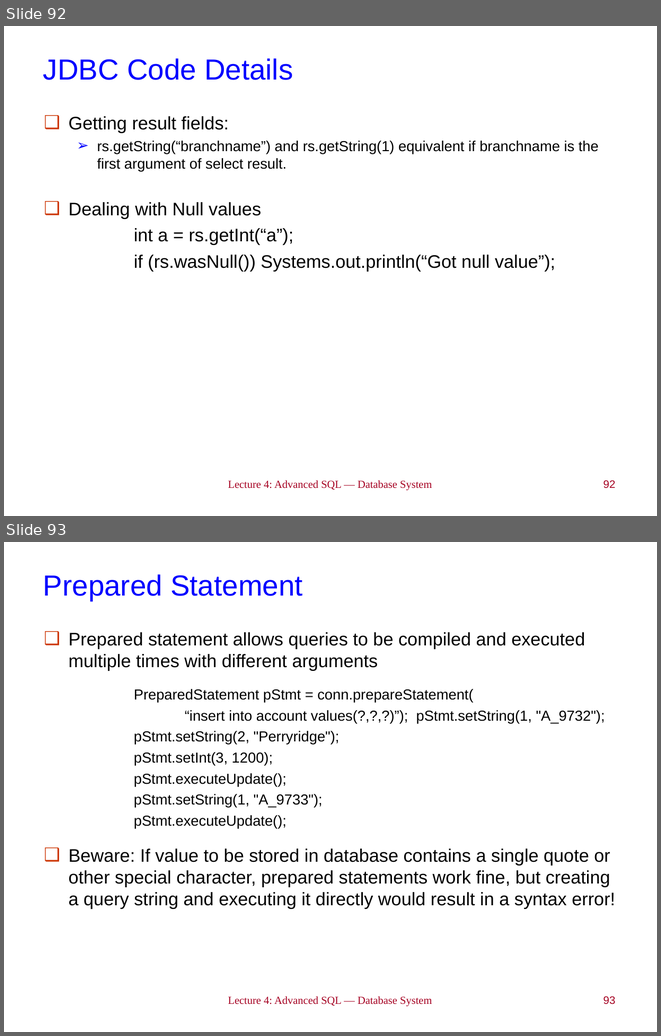
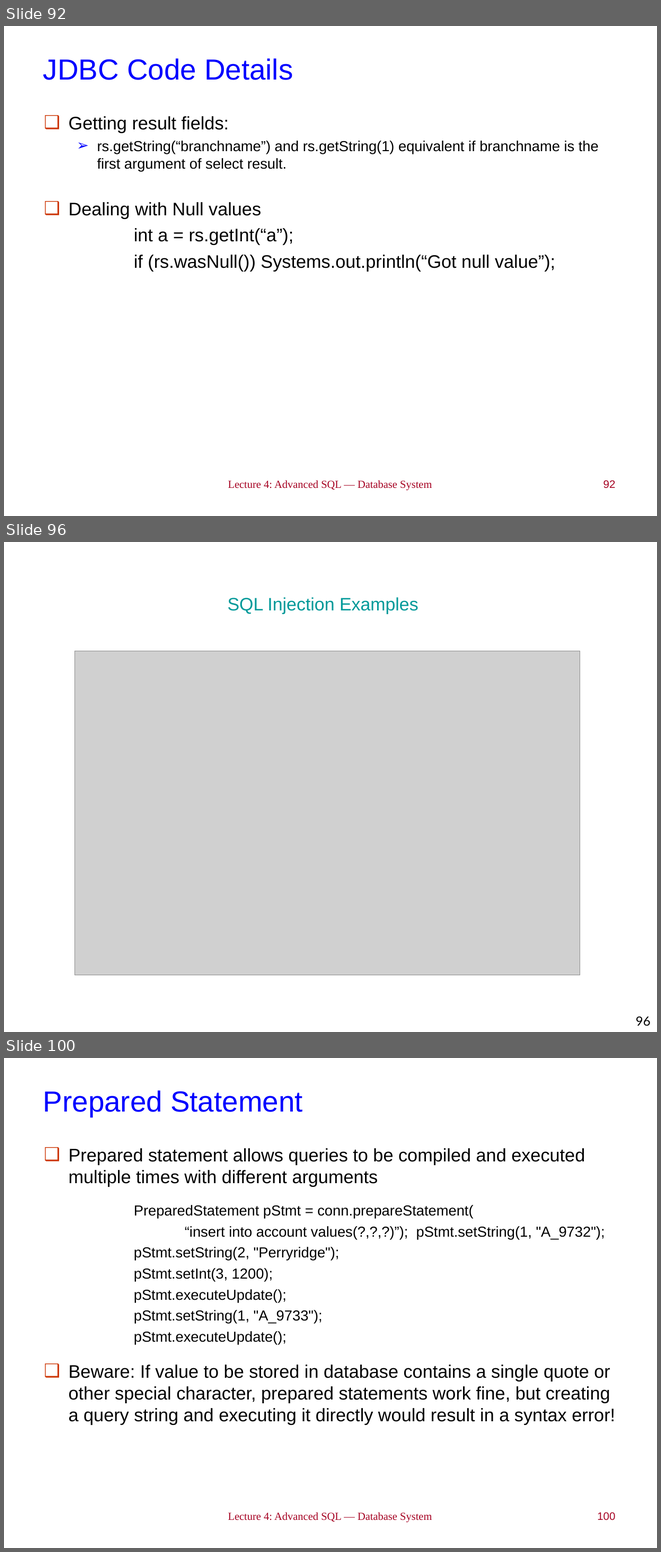
Before and after one commit to LukeLIN-web/DataBase-System-learning, a slide deck: PPT/Lec 4_Advanced SQL.ppt. Shown one above the other, each under a label of ours: slides 92 and 93 before the commit, slides 92, 96 and 100 after it; the slides between them are not shown. The pictures are 661x1036 and 661x1552 pixels, drawn with LibreOffice and Linux fonts; fonts in the diff are those of the drawing; grey boxes stand for pictures. Boxes give left, top, right and bottom in pixels: in the first picture for what was removed or moved away, otherwise in the second. Text is boxed around its words. In the diff, an @@ line names an element or a change of style, - is before the commit and + after.

```diff
--- a/PPT/Lec 4_Advanced SQL.ppt
+++ b/PPT/Lec 4_Advanced SQL.ppt
@@ slide 96 added at <box>4,542,657,1032</box>, background #FFFFFF @@
@@ text added at <box>228,597,418,614</box>, 19.8 pt, text #009999 @@
+SQL Injection Examples
@@ picture added at <box>74,651,579,975</box> @@
@@ page number added at <box>636,1016,651,1026</box>, 14 pt, text #000000 @@
+96
@@ what was slide 93 is now slide 100 @@
@@ page number at <box>597,1512,615,1520</box>: text changed @@
-93
+100
```
Also in this commit, not shown: 3 slides changed, 6 other slides added, 9 other files.
